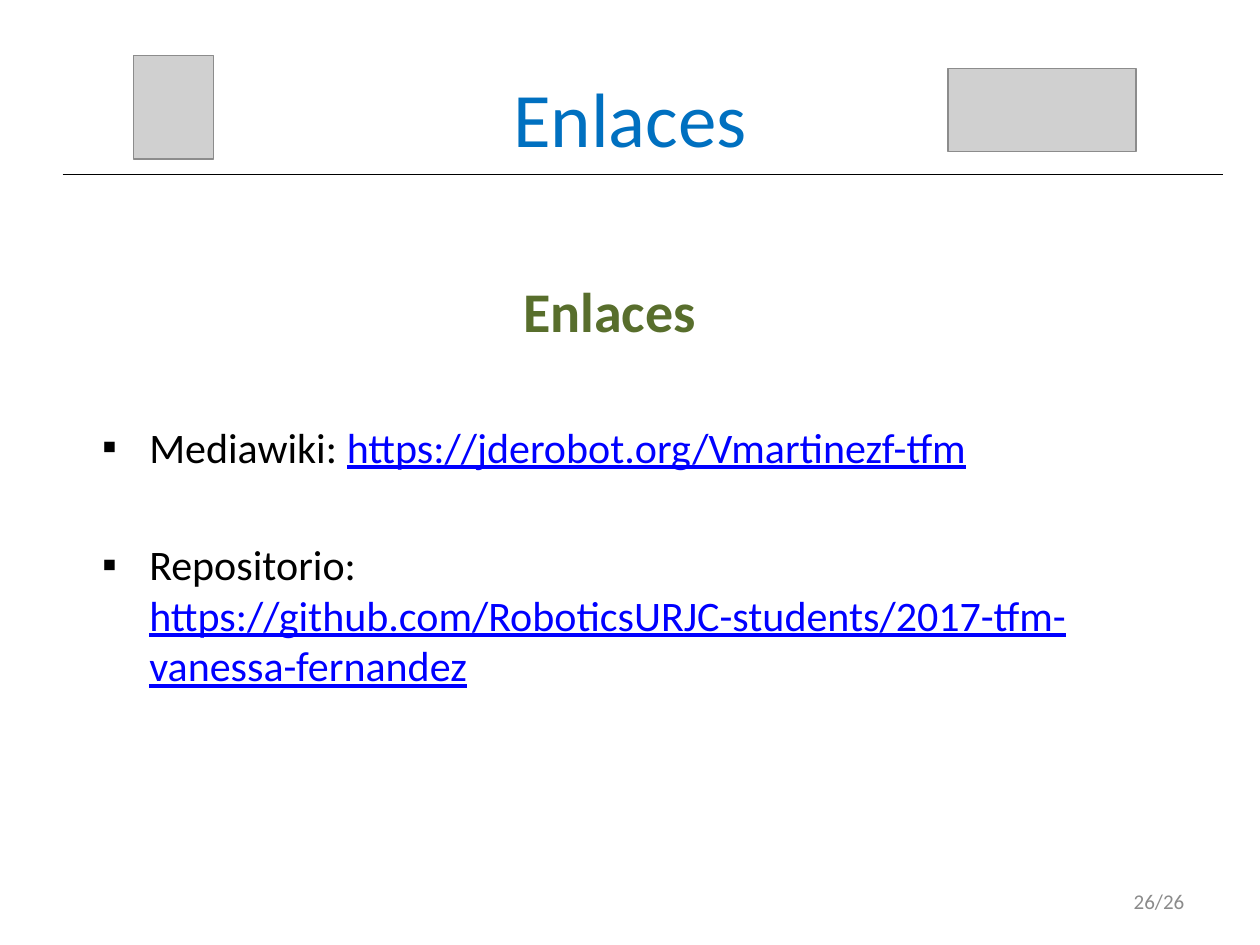
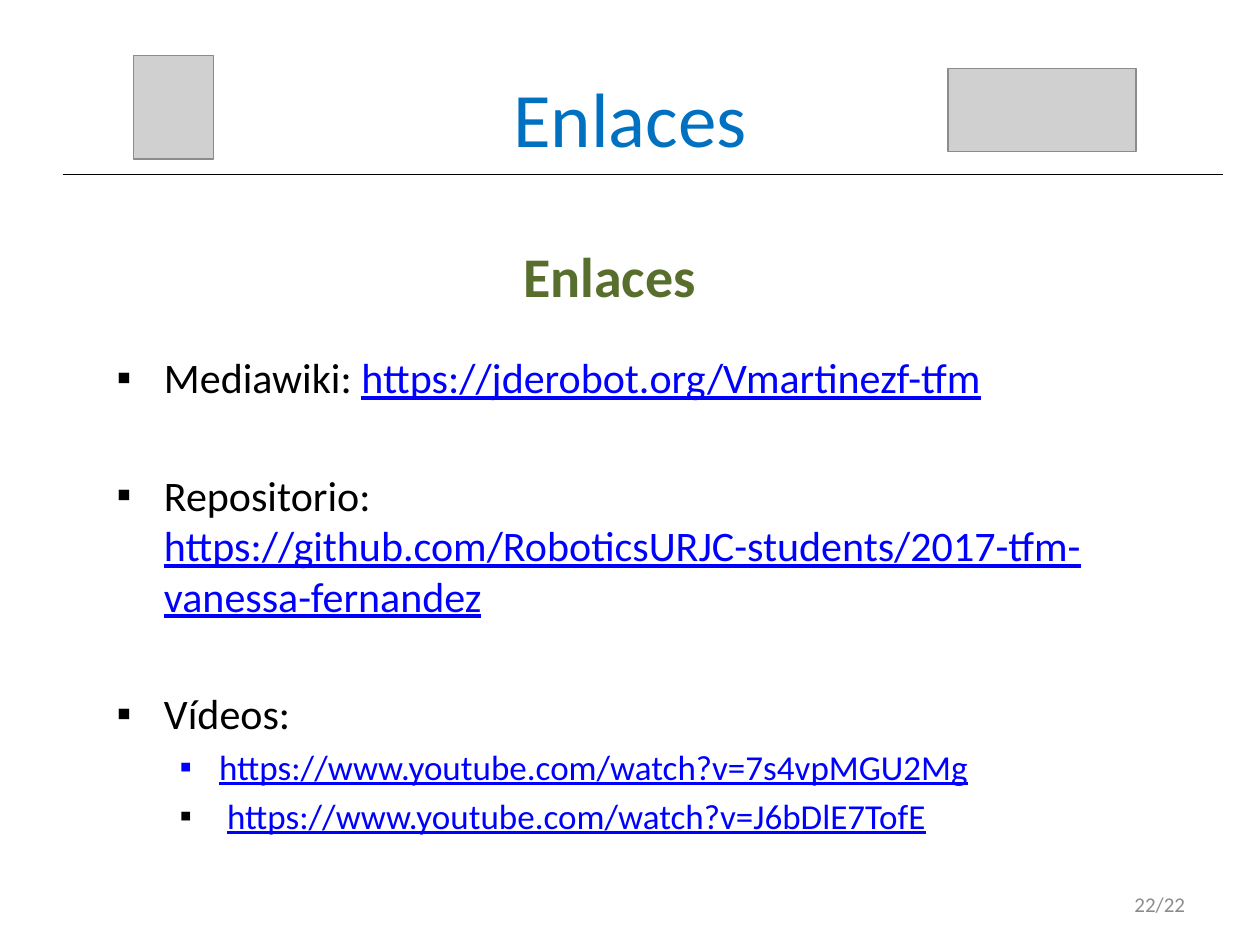
Before and after one commit to RoboticsLabURJC/2017-tfm-vanessa-fernandez, a slide deck: slide 23 of Memoria/Presentación.pptx (slide 27 before the commit). Drawn at 1260x945 pixels with LibreOffice and Linux fonts; fonts in the diff are those of the drawing; grey boxes stand for pictures. Boxes give left, top, right and bottom in pixels: in the first picture for what was removed or moved away, otherwise in the second. Text is boxed around its words. In the diff, an @@ line names an element or a change of style, - is before the commit and + after.

Commit message:
presentacion

```diff
--- a/Memoria/Presentación.pptx
+++ b/Memoria/Presentación.pptx
@@ text "Enlaces": place and size @@
-text "Enlaces" at [523, 292, 695, 333]
+text "Enlaces" at [523, 257, 695, 298]
@@ text "Mediawiki: https://jderobot.org/Vmartinezf-tfm": place and size @@
-text "Mediawiki: https://jderobot.org/Vmartinezf-tfm" at [149, 433, 1066, 688]
+text "Mediawiki: https://jderobot.org/Vmartinezf-tfm" at [164, 363, 1081, 835]
@@ text at [164, 699, 968, 835]: paragraphs added @@
+▪ Vídeos:
+  ▪ https://www.youtube.com/watch?v=7s4vpMGU2Mg
+  ▪ https://www.youtube.com/watch?v=J6bDlE7TofE
@@ text at [1134, 897, 1185, 913]: text changed @@
-26/26
+22/22
```
Also in this commit, not shown: 21 other slides changed, 4 slides removed.
